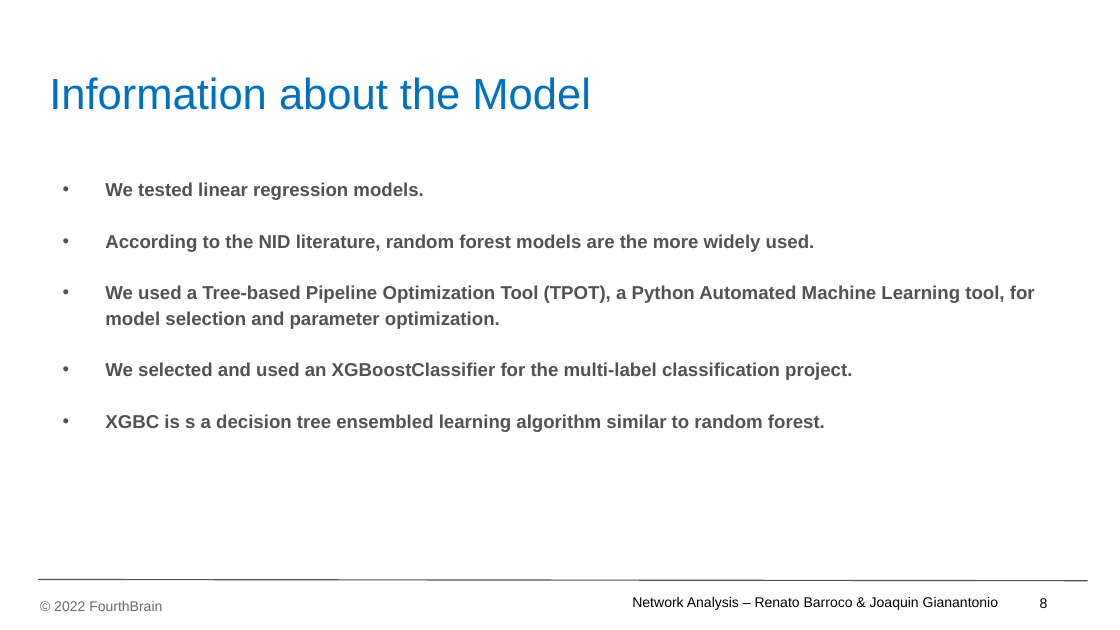
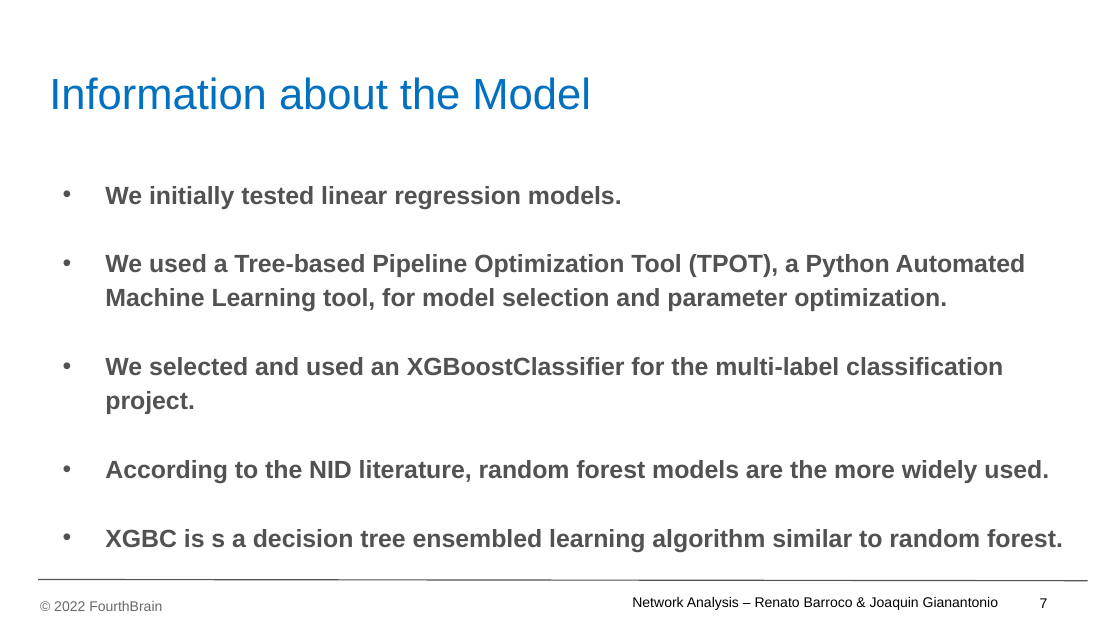
Before and after one commit to JoaquinGianan/network-analytics, a slide deck: slide 8 of powerpoint/Network Analysis - MLE Capstone Presentation_v06.pptx (slide 9 before the commit). Drawn at 1120x630 pixels with LibreOffice and Linux fonts; fonts in the diff are those of the drawing; background and template pictures are left out. Boxes give left, top, right and bottom in pixels: in the first picture for what was removed or moved away, otherwise in the second. Text is boxed around its words. In the diff, an @@ line names an element or a change of style, - is before the commit and + after.

```diff
--- a/powerpoint/Network Analysis - MLE Capstone Presentation_v06.pptx
+++ b/powerpoint/Network Analysis - MLE Capstone Presentation_v06.pptx
@@ text at <box>105,186,622,210</box>: text changed; size 12 to 16 pt @@
-• We tested linear regression models.
-• According to the NID literature, random forest models are the more widely used.
+• We initially tested linear regression models.
@@ text at <box>105,254,1063,553</box>: size 12 to 16 pt in "We used a Tree-based Pipeline Optimization Tool ...", "We selected and used an XGBoostClassifier for ...", "XGBC is s a decision tree ensembled ..." @@
@@ text at <box>105,460,1049,484</box>: paragraph added @@
+• According to the NID literature, random forest models are the more widely used.
@@ page number at <box>1040,598,1048,608</box>: text changed @@
-8
+7
```
Also in this commit, not shown: 8 other slides changed, 1 other file.
